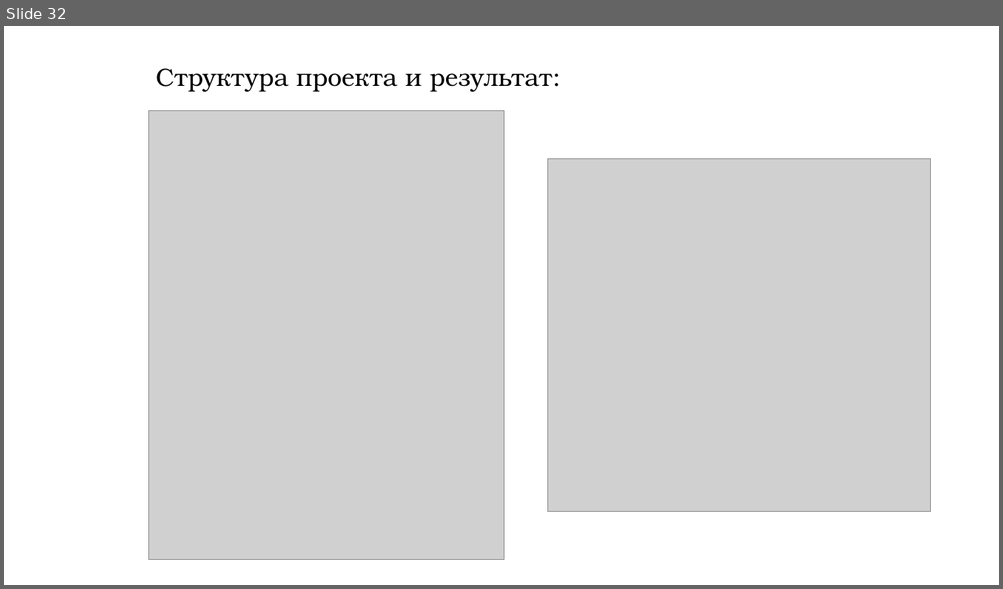
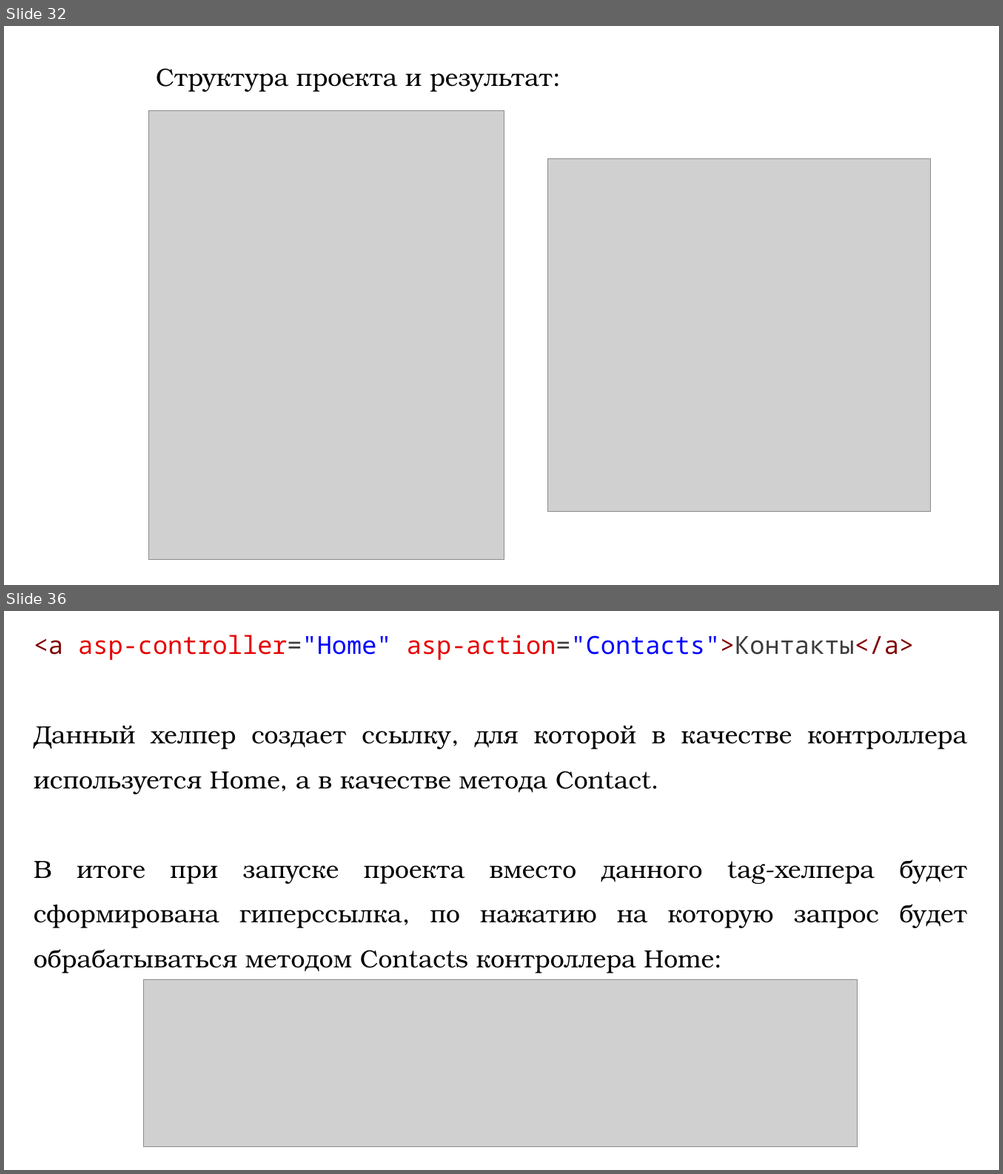
Before and after one commit to DaniilKlyukin/OOP-4, a slide deck: Лекции/ООП 1 лек 4.pptx. Shown one above the other, each under a label of ours: slide 32 before the commit, slides 32 and 36 after it; the slides between them are not shown. The pictures are 1003x589 and 1003x1174 pixels, drawn with LibreOffice and Linux fonts; fonts in the diff are those of the drawing; grey boxes stand for pictures. Boxes give left, top, right and bottom in pixels: in the first picture for what was removed or moved away, otherwise in the second. Text is boxed around its words. In the diff, an @@ line names an element or a change of style, - is before the commit and + after.

```diff
--- a/Лекции/ООП 1 лек 4.pptx
+++ b/Лекции/ООП 1 лек 4.pptx
@@ slide 36 added at (4, 611, 999, 1170), background #FFFFFF @@
@@ text added at (34, 635, 967, 974), 24 pt, text #000000 @@
+<a asp-controller="Home" asp-action="Contacts">Контакты</a>
+Данный хелпер создает ссылку, для которой в качестве контроллера используется Home, а в качестве метода Contact.
+В итоге при запуске проекта вместо данного tag-хелпера будет сформирована гиперссылка, по нажатию на которую запрос будет обрабатываться методом Contacts контроллера Home:
@@ picture added at (144, 980, 856, 1147) @@
```
Also in this commit, not shown: 1 slide changed, 11 other slides added, 3 other files.
